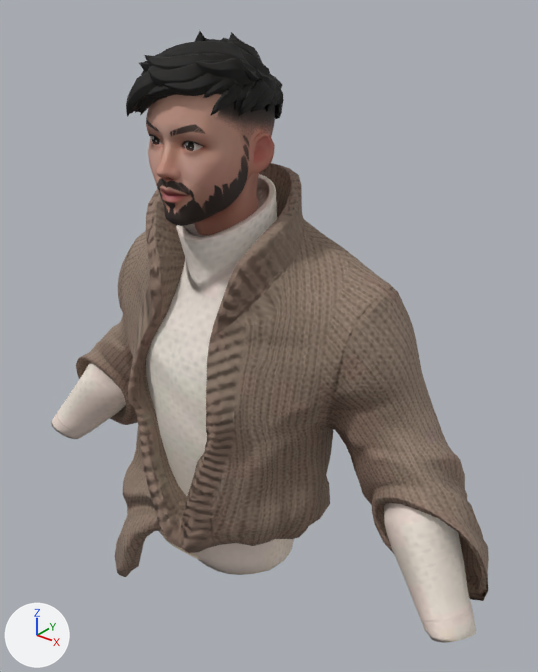
Before and after pictures for a commit that changed the glTF model public/models/alex.glb.
Camera for both pictures: a camera (50 mm lens) standing at (0.735, -0.818, 1.926) and looking at (0.041, 0.049, 1.388). Arrows for +X, +Y and +Z are at lower left; the lights stay in place. The first picture is the older version. Vertices at exactly the same position are counted once.

The first picture shows 'Wolf3D_Hair', 'Wolf3D_Head', 'Wolf3D_Outfit_Top' and 2 more.
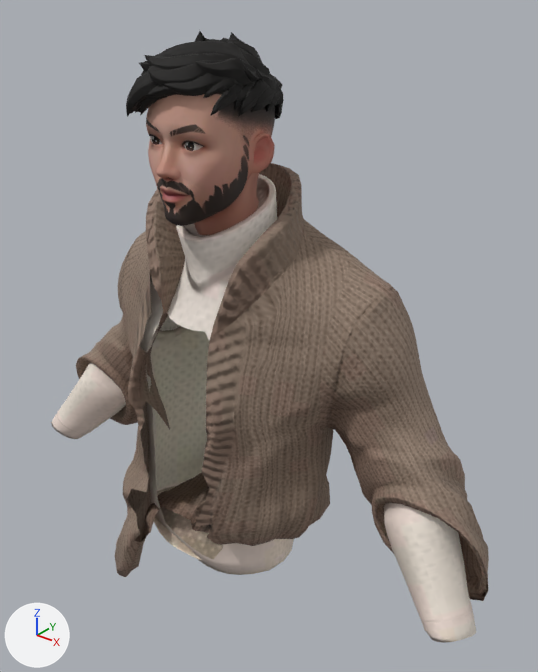
Boxes [x1, y1, x2, y2] around the edits, measured in the pictures (538 x 672 px):
```json
{"part": 1, "of": "me_wolf3d_outfit_top", "change": "deleted", "before": [127, 272, 223, 559]}
```

Scene script edits in JSON lines:
```json
{"block": "me_wolf3d_outfit_top", "where": "# used by ob_wolf3d_outfit_top; location = (0.0, 0.0, 0.0)"}
{"op": "remove", "block": "me_wolf3d_outfit_top", "code": "me_wolf3d_outfit_top.from_pydata(...)  # 3798 vertices, 7476 faces; spans x -0.476..0.476, y -0.195..0.163, z 0.817..1.66"}
{"op": "add", "block": "me_wolf3d_outfit_top", "code": "me_wolf3d_outfit_top.from_pydata(...)  # 3604 vertices, 6995 faces; spans x -0.476..0.476, y -0.176..0.163, z 0.817..1.66"}
{"block": "me_wolf3d_outfit_top", "change": "me_wolf3d_outfit_top part 1"}
{"block": "me_wolf3d_outfit_top", "change": "194 vertices are removed from x -0.059..0.06, y -0.195..-0.094, z 1.056..1.49"}
{"block": "me_wolf3d_outfit_top", "change": "481 faces are deleted"}
```
